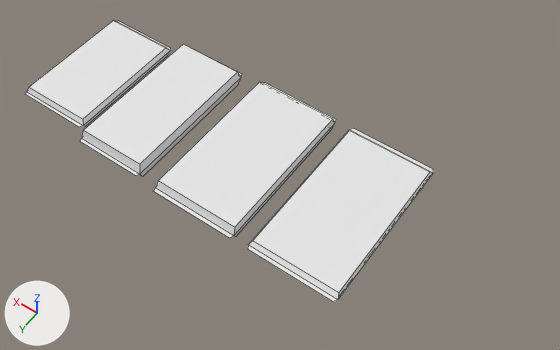
One commit to the FBX model Objects/DisinfectantWipes/DisinfectantWipes.fbx: the scene before it, then after it.
One viewpoint serves both versions: a 50 mm camera at (-0.256, 0.493, 0.768) aimed at (0.096, 0.0, -0.007). The axes (+X, +Y, +Z) are drawn at lower left. The lights are the same throughout. Mesh edges are drawn as thin lines.

Objects in the first picture: 'E4_ST5_EM3_I1', 'E4_ST5_EM3_I2', 'E4_ST5_EM3_I3', 'E4_ST5_EM3_I4'.
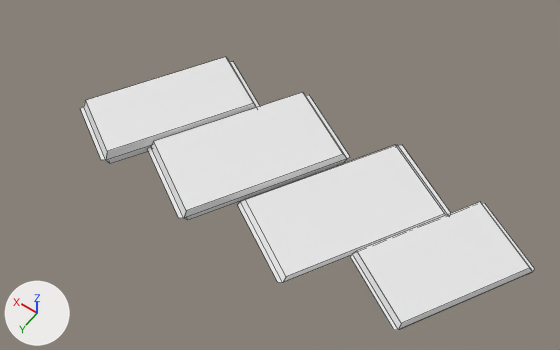
What differs and where, as boxes [x1, y1, x2, y2] in the pictures (560 x 350 px):
'E4_ST5_EM3_I4', moved, turned
    before: [25, 20, 171, 127]
    after: [350, 202, 535, 330]
'E4_ST5_EM3_I1', moved, turned
    before: [248, 128, 433, 302]
    after: [238, 145, 451, 283]
'E4_ST5_EM3_I2', moved, turned
    before: [154, 82, 336, 238]
    after: [147, 92, 350, 220]
'E4_ST5_EM3_I3', moved, turned
    before: [80, 44, 242, 177]
    after: [81, 57, 260, 164]

The change in detail:
Object 'E4_ST5_EM3_I4' (ob_e4_st5_em3_i4) moves from (0.4051, 0.0, 0.0) to (-0.1335, 0.0, 0.0).
Object 'E4_ST5_EM3_I4' (ob_e4_st5_em3_i4) turns from (0, 0, 0) to (0, 0, -30) degrees about x, y and z.
Object 'E4_ST5_EM3_I2' (ob_e4_st5_em3_i2) moves from (0.1454, 0.0, 0.0) to (0.1454, 0.0, 0.0025).
Object 'E4_ST5_EM3_I2' (ob_e4_st5_em3_i2) turns from (0, 0, 0) to (0, 0, -30) degrees about x, y and z.
Object 'E4_ST5_EM3_I3' (ob_e4_st5_em3_i3) moves from (0.2874, 0.0, 0.0) to (0.275, 0.0, 0.005).
Object 'E4_ST5_EM3_I3' (ob_e4_st5_em3_i3) turns from (0, 0, 0) to (0, 0, -30) degrees about x, y and z.
Object 'E4_ST5_EM3_I1' (ob_e4_st5_em3_i1) moves from (0.0, 0.0, 0.0) to (0.0, 0.0, -0.0025).
Object 'E4_ST5_EM3_I1' (ob_e4_st5_em3_i1) turns from (0, 0, 0) to (0, 0, -30) degrees about x, y and z.
